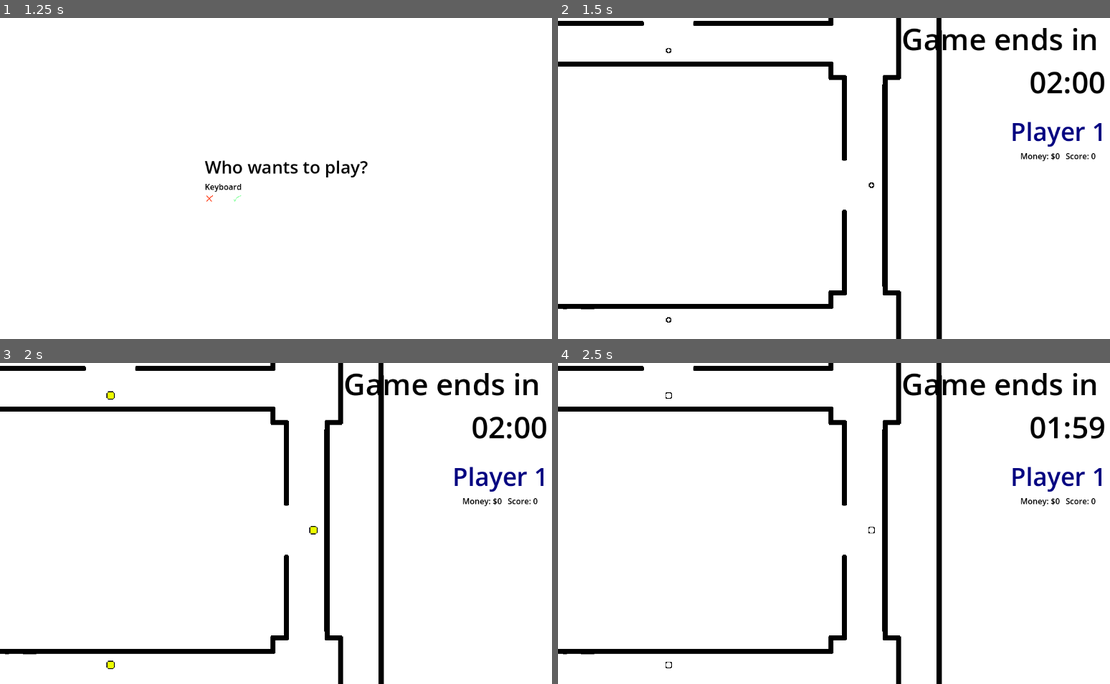
Above: before the commit, frames 1-4 (two rows, left to right).
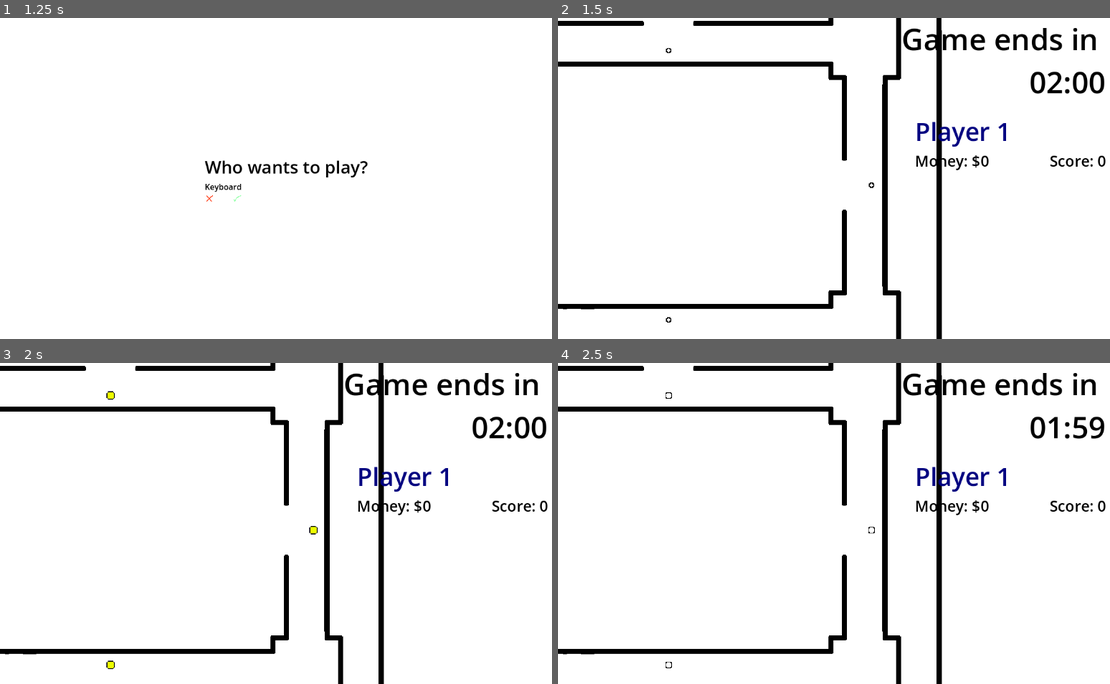
Above: after the commit, the same moments.

Repository: haihala/SGH-winter-jam-2025
Game: Godot game, scene res://menus/main_menu.tscn
Two runs of this game, one before a commit and one after it. Both use one fixed random seed, a clock stepped at 60 frames per second and the inputs below.
Inputs:
- Up to frame 1 (1.25 s): click "Play" at 0.5 s
- Up to frame 2 (1.5 s): tap Enter at 1.25 s; hold D (kb_right) from 1.28 s (still down); tap Space (kb_attack) at 1.35 s
- Up to frame 3 (2 s): keep holding D (kb_right)
- Up to frame 4 (2.5 s): release D (kb_right) at 2.03 s; hold S (kb_down) from 2.03 s (still down); tap Space (kb_attack) at 2.1 s

Frame 1 is identical in both runs. In frame 2, 1.3% of the frame differs, in the area x 64-100%, y 32-48%; in frame 3, 1.3%; in frame 4, 1.3%.

Commit message:
Add end screen

Diff:
--- a/godot-project/globals.gd
+++ b/godot-project/globals.gd
@@ -10,3 +10,5 @@
 		2: return Color.MEDIUM_VIOLET_RED
 		3: return Color.DARK_RED
 	return Color.BLACK
+
+static var player_scores = {0: 1, -1: 9, 1: 4}
--- a/godot-project/level/world.gd
+++ b/godot-project/level/world.gd
@@ -6,7 +6,6 @@
 
 @export var player_hud_container: Control
 @export var timer_label: Label
-
 
 var spawn_points: Array[Vector2] = []
 var players = {}
@@ -17,7 +16,9 @@
 
 	setup_huds()
 
+	Globals.player_scores = {}
 	for index in range(Globals.player_handles.size()):
+		Globals.player_scores[Globals.player_handles[index]] = 0
 		spawn_player(Globals.player_handles[index], spawn_points[index])
 
 func _process(_delta: float) -> void:
@@ -27,16 +28,21 @@
 	timer_label.text = "%02d:%02d" % [minutes, leftover_seconds]
 
 func timeout() -> void:
-	print("timeout")
+	get_tree().change_scene_to_file("res://menus/end_screen.tscn")
 
-func player_death(dying_player_index, killer) -> void:
-	killer.score += 1
-	huds[killer.player_index].update_score(killer.score)
+func player_death(dying_player_index, killer_index) -> void:
+	Globals.player_scores[killer_index] += 1
+	huds[killer_index].update_score(
+		Globals.player_scores[killer_index]
+	)
 
+	# TODO: Spawn money based on dying player's money
 	var pickup = pickup_scene.instantiate()
 	pickup.item_type = Item.Type.MONEY
 	pickup.position = players[dying_player_index].position
 	get_tree().root.add_child(pickup)
+
+	huds[dying_player_index].update_money(0)
 
 	get_tree().queue_delete(players[dying_player_index])
 	players.erase(dying_player_index)
--- /dev/null
+++ b/godot-project/menus/end_screen.gd
@@ -0,0 +1,20 @@
+extends HBoxContainer
+
+@export var score_container: Control
+@onready var player_card: PackedScene = load("res://menus/score_card.tscn")
+
+func _ready() -> void:
+	var sorted_handles = Globals.player_handles.duplicate()
+	sorted_handles.sort_custom(ord)
+
+	for player in sorted_handles:
+		var index = Globals.player_handles.find(player)
+		var card = player_card.instantiate()
+		card.player_index = index
+		score_container.add_child(card)
+
+func ord(a, b):
+	return Globals.player_scores[a] > Globals.player_scores[b]
+
+func to_main_menu() -> void:
+	get_tree().change_scene_to_file("res://menus/main_menu.tscn")
--- /dev/null
+++ b/godot-project/menus/end_screen.tscn
@@ -0,0 +1,48 @@
+[gd_scene load_steps=4 format=3 uid="uid://cnphcdgn52njd"]
+
+[ext_resource type="Script" path="res://menus/end_screen.gd" id="1_0esdj"]
+[ext_resource type="Theme" uid="uid://ck8eyctgeg42k" path="res://theme.tres" id="2_38oys"]
+[ext_resource type="Script" path="res://menus/autofocus.gd" id="3_1xwda"]
+
+[node name="EndScreen" type="HBoxContainer" node_paths=PackedStringArray("score_container")]
+anchors_preset = 15
+anchor_right = 1.0
+anchor_bottom = 1.0
+grow_horizontal = 2
+grow_vertical = 2
+alignment = 1
+script = ExtResource("1_0esdj")
+score_container = NodePath("MarginContainer/VBoxContainer/Score container")
+
+[node name="MarginContainer" type="MarginContainer" parent="."]
+layout_mode = 2
+theme_override_constants/margin_top = 60
+
+[node name="VBoxContainer" type="VBoxContainer" parent="MarginContainer"]
+layout_mode = 2
+
+[node name="Title" type="Label" parent="MarginContainer/VBoxContainer"]
+layout_mode = 2
+size_flags_horizontal = 4
+theme = ExtResource("2_38oys")
+theme_override_font_sizes/font_size = 60
+text = "Game over"
+
+[node name="Score container" type="VBoxContainer" parent="MarginContainer/VBoxContainer"]
+layout_mode = 2
+size_flags_horizontal = 4
+
+[node name="Score heading" type="Label" parent="MarginContainer/VBoxContainer/Score container"]
+layout_mode = 2
+size_flags_horizontal = 4
+theme = ExtResource("2_38oys")
+theme_override_font_sizes/font_size = 30
+text = "Scores"
+
+[node name="Button" type="Button" parent="MarginContainer/VBoxContainer"]
+layout_mode = 2
+theme = ExtResource("2_38oys")
+text = "Return to main menu"
+script = ExtResource("3_1xwda")
+
+[connection signal="pressed" from="MarginContainer/VBoxContainer/Button" to="." method="to_main_menu"]
--- a/godot-project/menus/main_menu.tscn
+++ b/godot-project/menus/main_menu.tscn
@@ -1,6 +1,6 @@
 [gd_scene load_steps=5 format=3 uid="uid://ciuikg4bnh26l"]
 
-[ext_resource type="Script" path="res://menus/play_button.gd" id="1_7626g"]
+[ext_resource type="Script" path="res://menus/autofocus.gd" id="1_7626g"]
 [ext_resource type="Theme" uid="uid://ck8eyctgeg42k" path="res://theme.tres" id="1_iq0p2"]
 [ext_resource type="Script" path="res://menus/main_menu.gd" id="1_yv2m5"]
 
--- /dev/null
+++ b/godot-project/menus/score_card.gd
@@ -0,0 +1,12 @@
+extends MarginContainer
+
+@export var player_label: Label
+@export var value_label: Label
+var player_index: int
+
+func _ready() -> void:
+	player_label.text = "Player %s" % (player_index + 1)
+	var player_handle = Globals.player_handles[player_index]
+	var color = Globals.player_color_for_handle(player_handle)
+	player_label.add_theme_color_override("font_color", color)
+	value_label.text = str(Globals.player_scores[player_handle])
--- /dev/null
+++ b/godot-project/menus/score_card.tscn
@@ -0,0 +1,50 @@
+[gd_scene load_steps=3 format=3 uid="uid://if411dxr8744"]
+
+[ext_resource type="Script" path="res://menus/score_card.gd" id="1_x0x3w"]
+[ext_resource type="Theme" uid="uid://ck8eyctgeg42k" path="res://theme.tres" id="2_gegxs"]
+
+[node name="Score card" type="MarginContainer" node_paths=PackedStringArray("player_label", "value_label")]
+anchors_preset = 8
+anchor_left = 0.5
+anchor_top = 0.5
+anchor_right = 0.5
+anchor_bottom = 0.5
+offset_left = -63.5
+offset_top = -47.5
+offset_right = 63.5
+offset_bottom = 47.5
+grow_horizontal = 2
+grow_vertical = 2
+size_flags_horizontal = 4
+size_flags_vertical = 4
+theme_override_constants/margin_bottom = 20
+script = ExtResource("1_x0x3w")
+player_label = NodePath("VBoxContainer/Player label")
+value_label = NodePath("VBoxContainer/HBoxContainer/Value")
+
+[node name="VBoxContainer" type="VBoxContainer" parent="."]
+layout_mode = 2
+
+[node name="Player label" type="Label" parent="VBoxContainer"]
+layout_mode = 2
+size_flags_horizontal = 4
+theme = ExtResource("2_gegxs")
+theme_override_font_sizes/font_size = 30
+text = "Player 1"
+
+[node name="HBoxContainer" type="HBoxContainer" parent="VBoxContainer"]
+layout_mode = 2
+theme_override_constants/separation = 11
+alignment = 1
+
+[node name="Text" type="Label" parent="VBoxContainer/HBoxContainer"]
+layout_mode = 2
+theme = ExtResource("2_gegxs")
+theme_override_font_sizes/font_size = 20
+text = "Score: "
+
+[node name="Value" type="Label" parent="VBoxContainer/HBoxContainer"]
+layout_mode = 2
+theme = ExtResource("2_gegxs")
+theme_override_font_sizes/font_size = 20
+text = "0"
--- a/godot-project/player/player.gd
+++ b/godot-project/player/player.gd
@@ -6,7 +6,6 @@
 var holding: Item.Type
 var health: int = 3
 var money: int = 0
-var score: int = 0
 var movement_input: Vector2 = Vector2.ZERO
 var ammo: int = -1
 
@@ -110,7 +109,7 @@
 func take_damage(damaging_attack):
 	health -= 1
 	if health <= 0:
-		death.emit(player_index, damaging_attack.player)
+		death.emit(player_index, damaging_attack.player.player_index)
 	else:
 		$KnockdownCooldown.start()
 		var angle = damaging_attack.global_transform.get_rotation()
--- a/godot-project/player/player_ui.tscn
+++ b/godot-project/player/player_ui.tscn
@@ -40,9 +40,15 @@
 [node name="Money label" type="Label" parent="VBoxContainer/HBoxContainer"]
 layout_mode = 2
 theme = ExtResource("2_w4qbw")
+theme_override_font_sizes/font_size = 30
 text = "Money: "
+
+[node name="Control" type="Control" parent="VBoxContainer/HBoxContainer"]
+custom_minimum_size = Vector2(100, 0)
+layout_mode = 2
 
 [node name="Score label" type="Label" parent="VBoxContainer/HBoxContainer"]
 layout_mode = 2
 theme = ExtResource("2_w4qbw")
+theme_override_font_sizes/font_size = 30
 text = "Score: "
Renamed: godot-project/menus/play_button.gd -> godot-project/menus/autofocus.gd
